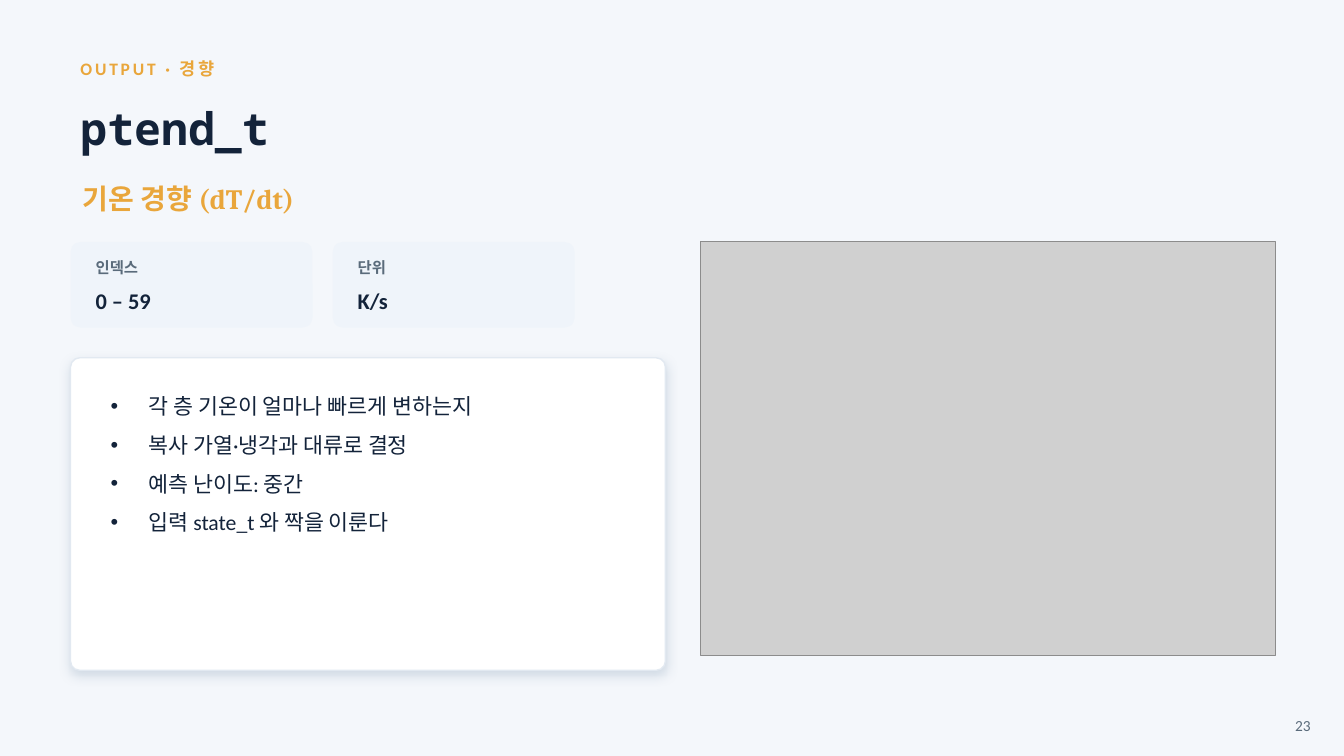
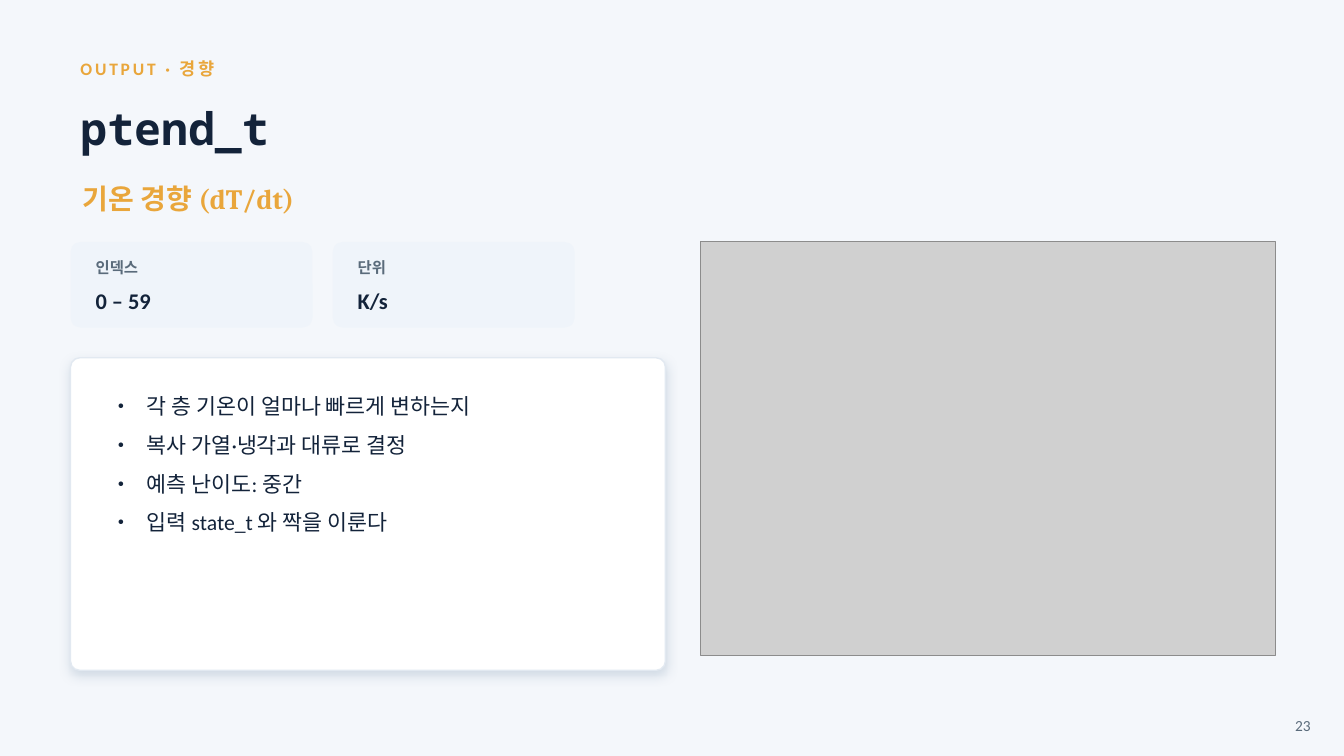
Before and after one commit to ohmycoding1/climsim, a slide deck: slide 23 of presentations/ClimSim_변수정리.pptx. Drawn at 1344x756 pixels with LibreOffice and Linux fonts; fonts in the diff are those of the drawing; grey boxes stand for pictures. Boxes give left, top, right and bottom in pixels: in the first picture for what was removed or moved away, otherwise in the second. Text is boxed around its words. In the diff, an @@ line names an element or a change of style, - is before the commit and + after.

```diff
--- a/presentations/ClimSim_변수정리.pptx
+++ b/presentations/ClimSim_변수정리.pptx
@@ text at [147, 396, 471, 533]: text changed @@
-• 각 층 기온이 얼마나 빠르게 변하는지
-• 복사 가열·냉각과 대류로 결정
-• 예측 난이도: 중간
-• 입력 state_t 와 짝을 이룬다
+• 각 층 기온이 얼마나 빠르게 변하는지
+• 복사 가열·냉각과 대류로 결정
+• 예측 난이도: 중간
+• 입력 state_t 와 짝을 이룬다
```
Also in this commit, not shown: 2 other slides changed.
